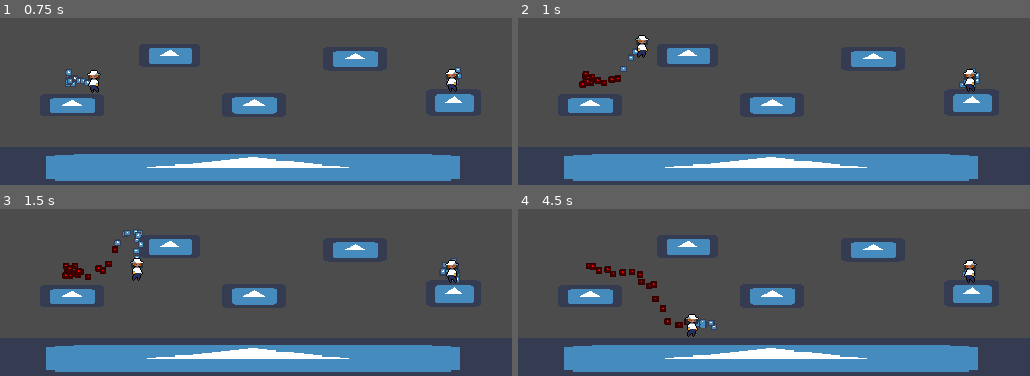
Above: before the commit, frames 1-4 (two rows, left to right).
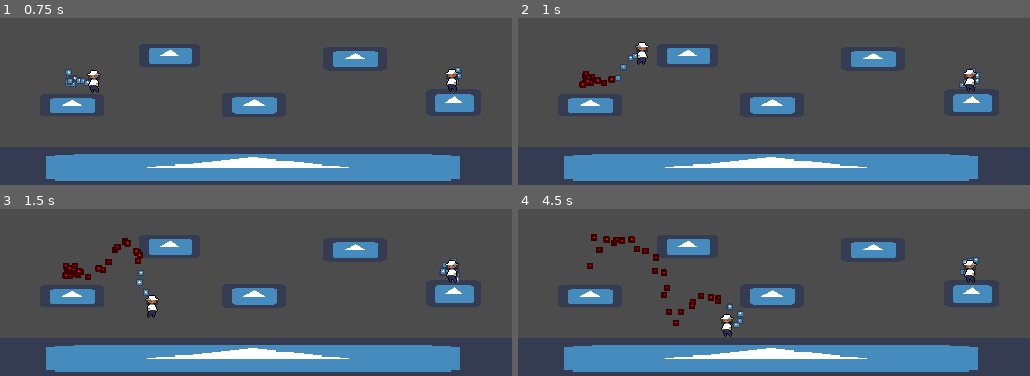
Above: after the commit, the same moments.

Repository: HollowTube/BeeGame
Game: Godot game, scene res://World.tscn
The game is run twice, just before and just after one commit, with the same random seed, the same clock (stepped at 60 frames per second) and the same inputs. The engine's default icon, where the game draws it, is replaced by a stand-in: a white triangle on a blue panel in a dark square.
Inputs:
- Up to frame 1 (0.75 s): tap Enter at 0.5 s; hold Right (ui_right) from 0.53 s (still down)
- Up to frame 2 (1 s): keep holding Right (ui_right); tap Up (ui_up) at 0.77 s
- Up to frame 3 (1.5 s): keep holding Right (ui_right)
- Up to frame 4 (4.5 s): tap Up (ui_up) at 1.52, 3.02, 3.77 s; release Right (ui_right) at 2.03 s; hold Left (ui_left) 2.03-2.78 s; hold Right (ui_right) 2.78-4.28 s; hold Left (ui_left) from 4.28 s (still down)

Frame 1 is identical in both runs. In frame 2, 0.4% of the frame differs, in the area x 18-26%, y 10-39%; in frame 3, 0.9%; in frame 4, 2.4%, in the area x 13-90%, y 14-77%.

Commit message:
improved timing of jump

Diff:
--- a/Player.gd
+++ b/Player.gd
@@ -47,10 +47,10 @@
 
 	floor_timer += delta
 
-	if floor_timer < 0.2:
+	if floor_timer < 0.1:
 
 		if Input.is_action_pressed(UP):
-			motion.y = -200
+			motion.y = -230
 			#get_node("AnimationPlayer").play("jump")
 
 		if Input.is_action_pressed(RIGHT):
